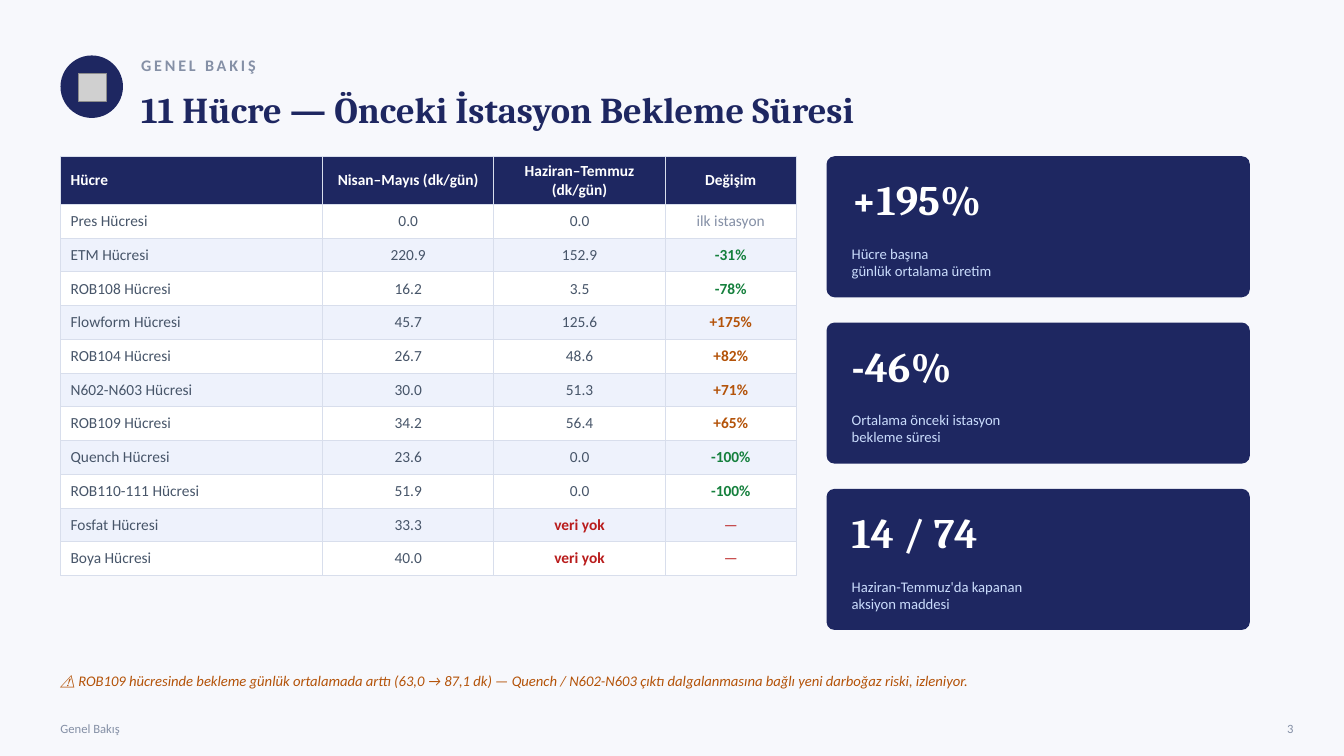
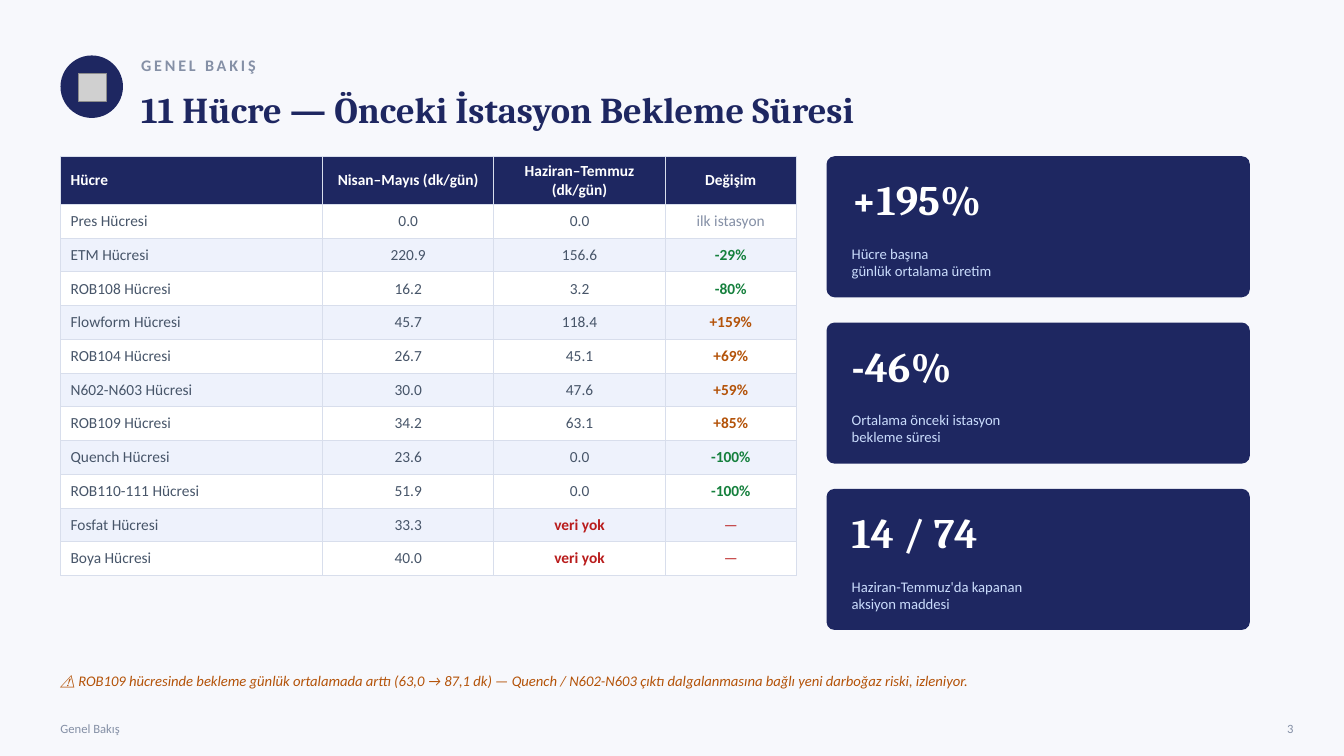
Before and after one commit to sgtdali/ManufUI, a slide deck: slide 4 of docs/sunumlar/Repkon-HF901-Ust-Yonetim-Sunumu-2026-07.pptx. Drawn at 1344x756 pixels with LibreOffice and Linux fonts; fonts in the diff are those of the drawing; grey boxes stand for pictures. Boxes give left, top, right and bottom in pixels: in the first picture for what was removed or moved away, otherwise in the second. Text is boxed around its words. In the diff, an @@ line names an element or a change of style, - is before the commit and + after.

```diff
--- a/docs/sunumlar/Repkon-HF901-Ust-Yonetim-Sunumu-2026-07.pptx
+++ b/docs/sunumlar/Repkon-HF901-Ust-Yonetim-Sunumu-2026-07.pptx
@@ table at (60,156,797,570) @@
-row 3, column 3: 152.9
+row 3, column 3: 156.6
-row 3, column 4: -31%
+row 3, column 4: -29%
-row 4, column 3: 3.5
+row 4, column 3: 3.2
-row 4, column 4: -78%
+row 4, column 4: -80%
-row 5, column 3: 125.6
+row 5, column 3: 118.4
-row 5, column 4: +175%
+row 5, column 4: +159%
-row 6, column 3: 48.6
+row 6, column 3: 45.1
-row 6, column 4: +82%
+row 6, column 4: +69%
-row 7, column 3: 51.3
+row 7, column 3: 47.6
-row 7, column 4: +71%
+row 7, column 4: +59%
-row 8, column 3: 56.4
+row 8, column 3: 63.1
-row 8, column 4: +65%
+row 8, column 4: +85%
```
Also in this commit, not shown: 3 other slides changed, 7 other files.
